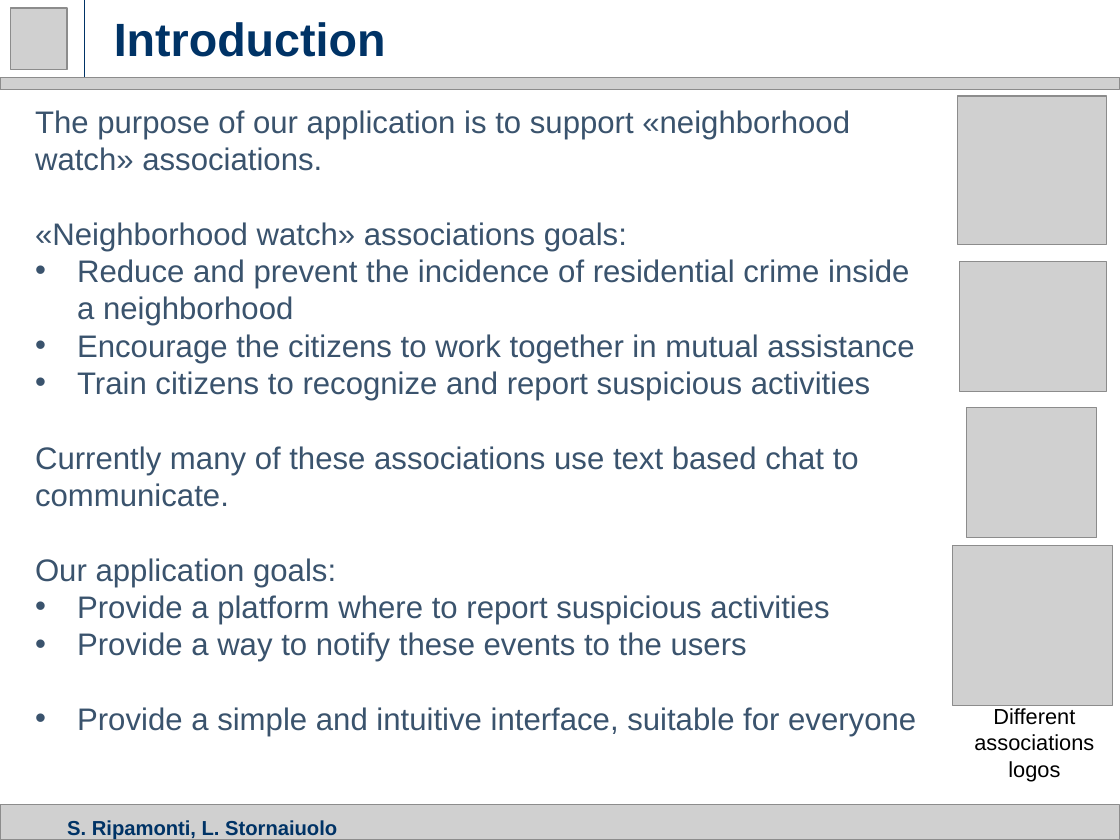
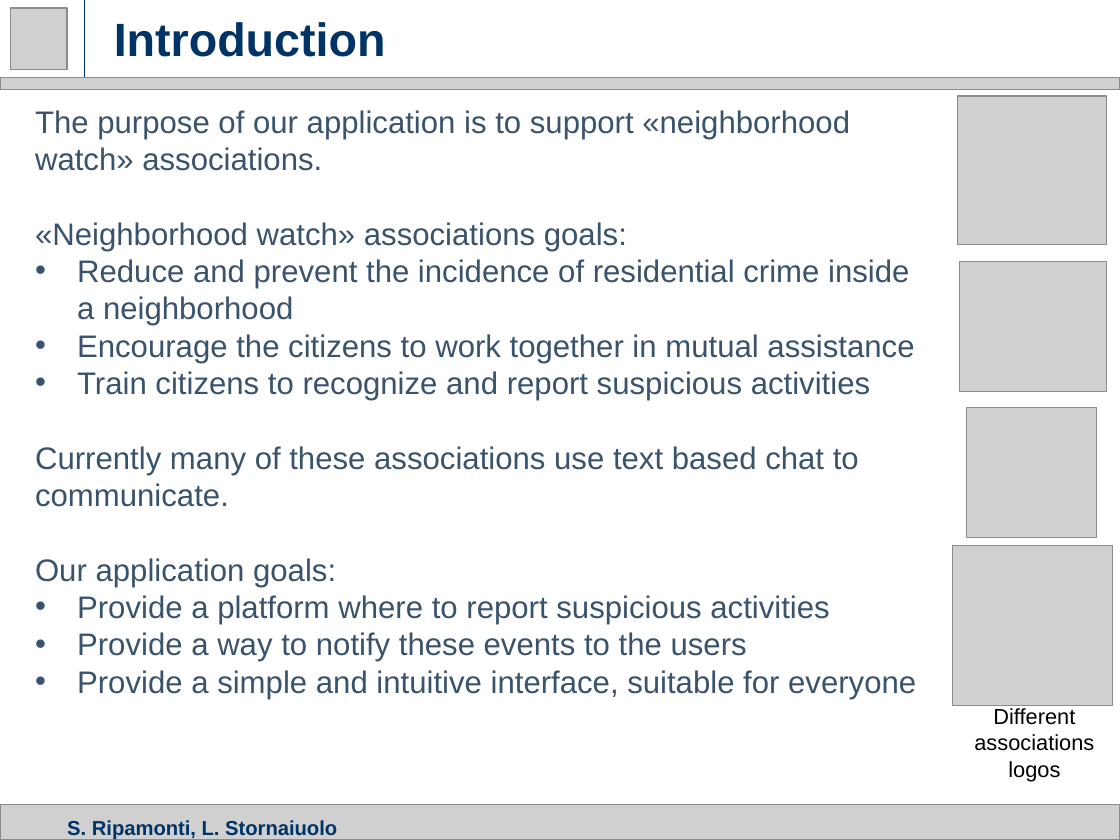
Before and after one commit to ripa1993/NeighborhoodSecurity, a slide deck: slide 2 of documentation/slides.pptx. Drawn at 1120x840 pixels with LibreOffice and Linux fonts; fonts in the diff are those of the drawing; grey boxes stand for pictures. Boxes give left, top, right and bottom in pixels: in the first picture for what was removed or moved away, otherwise in the second. Text is boxed around its words. In the diff, an @@ line names an element or a change of style, - is before the commit and + after.

```diff
--- a/documentation/slides.pptx
+++ b/documentation/slides.pptx
@@ text "The purpose of our application ..." rewrapped from <box>35,110,916,737</box> to <box>35,110,916,699</box> @@
```
Also in this commit, not shown: 1 other slide changed.
